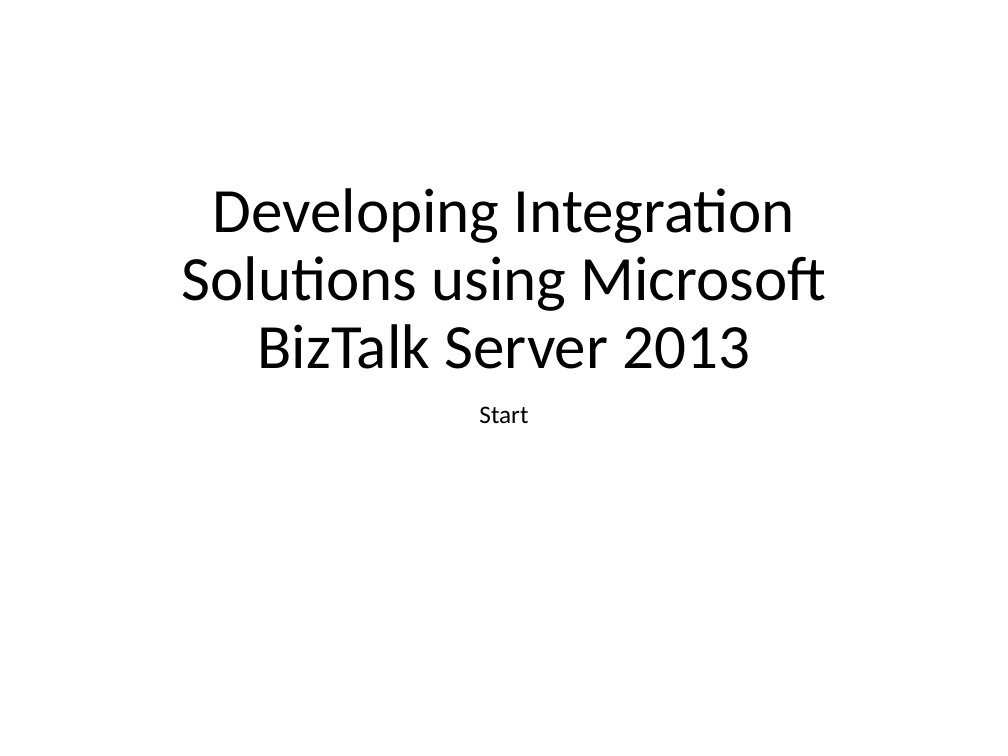
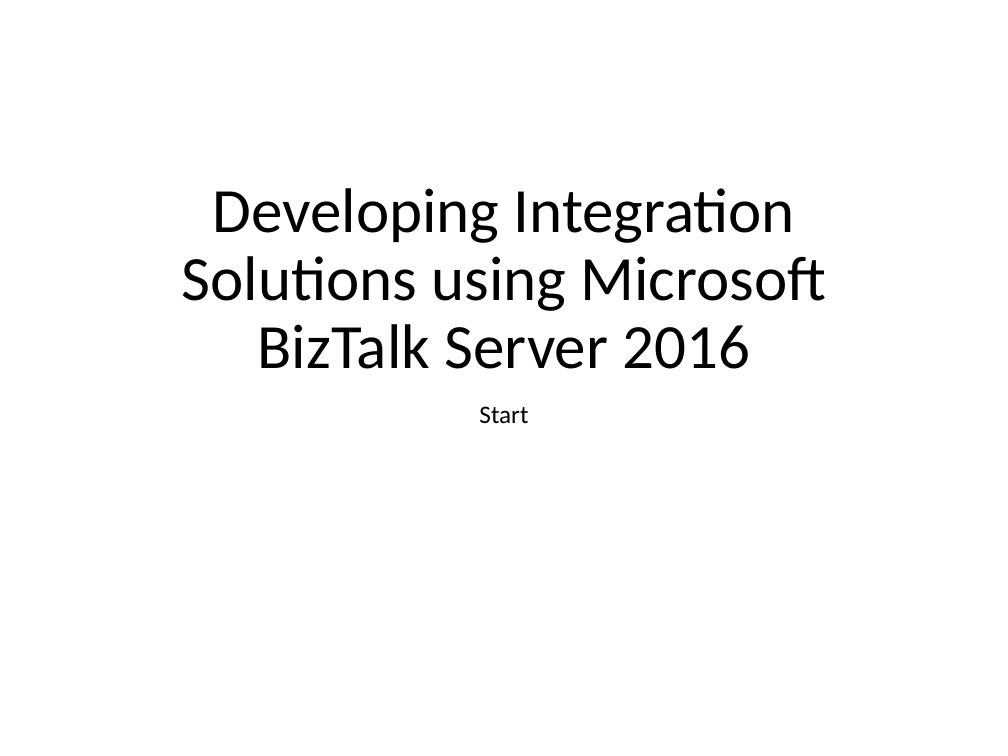
Before and after one commit to wmmihaa/BizTalk-Server---Developing-Integration-Solutions, a slide deck: slide 1 of Slides/Module 0 - Start.pptx. Drawn at 1008x756 pixels with LibreOffice and Linux fonts; fonts in the diff are those of the drawing. Boxes give left, top, right and bottom in pixels: in the first picture for what was removed or moved away, otherwise in the second. Text is boxed around its words. In the diff, an @@ line names an element or a change of style, - is before the commit and + after.

```diff
--- a/Slides/Module 0 - Start.pptx
+++ b/Slides/Module 0 - Start.pptx
@@ title at [181,188,827,369]: text changed @@
-Developing Integration Solutions using Microsoft BizTalk Server 2013
+Developing Integration Solutions using Microsoft BizTalk Server 2016
```
Also in this commit, not shown: 3 other slides changed, 1 other file.
